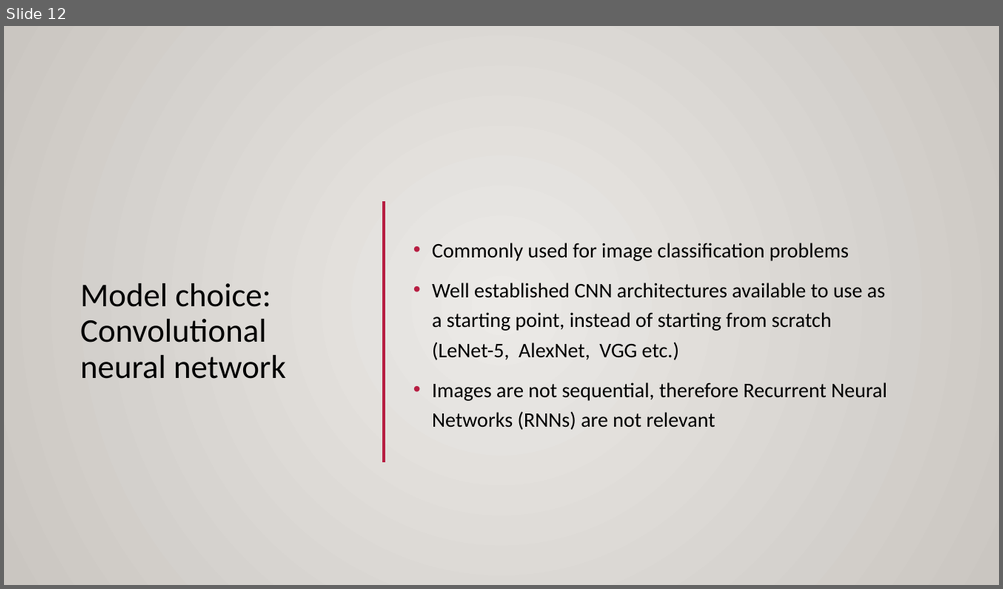
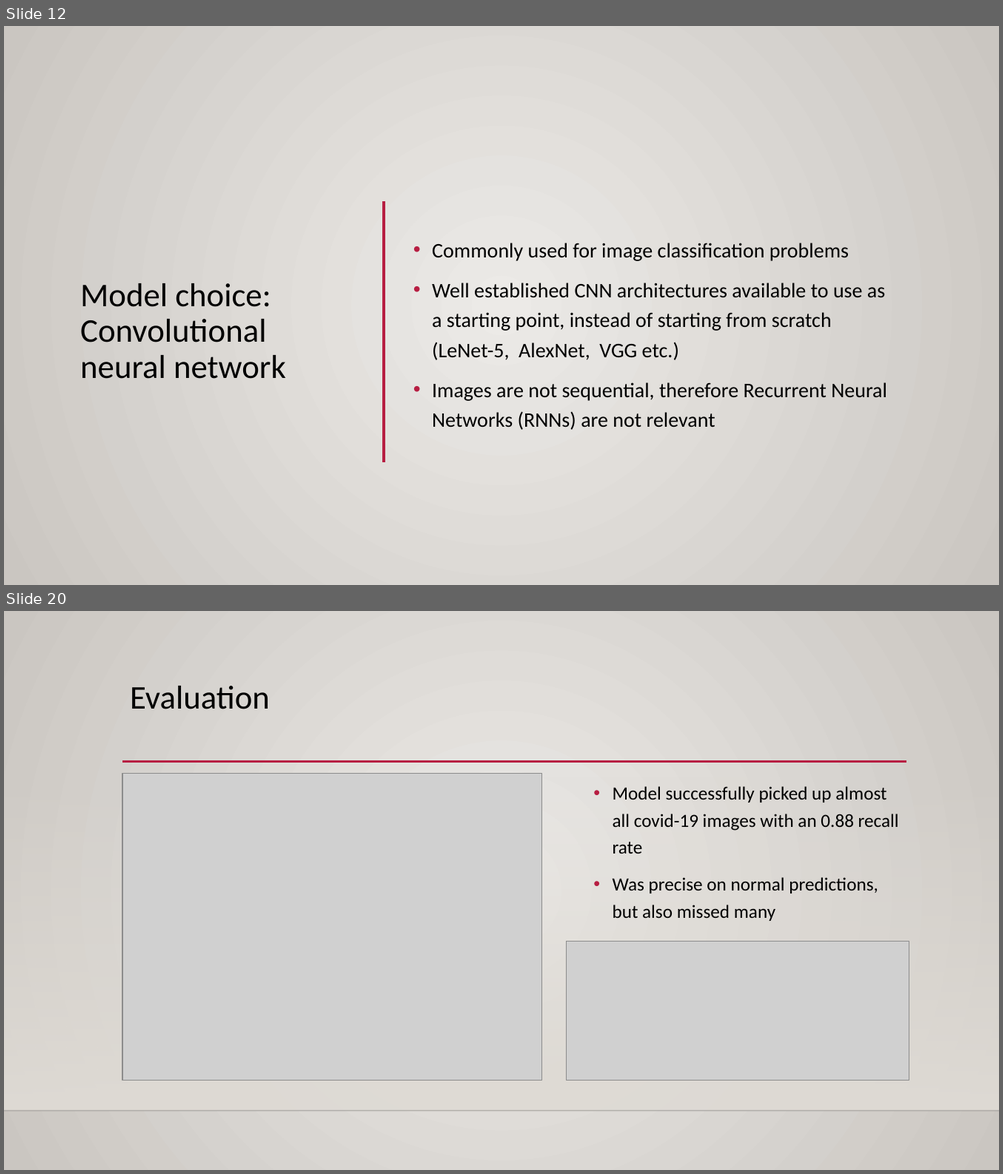
Before and after one commit to Kesterchia/Classifying-Chest-X-Rays, a slide deck: Identifying Covid-19 patients from Chest X-Rays.pptx. Shown one above the other, each under a label of ours: slide 12 before the commit, slides 12 and 20 after it; the slides between them are not shown. The pictures are 1003x589 and 1003x1174 pixels, drawn with LibreOffice and Linux fonts; fonts in the diff are those of the drawing; grey boxes stand for pictures; background and template pictures are left out. Boxes give left, top, right and bottom in pixels: in the first picture for what was removed or moved away, otherwise in the second. Text is boxed around its words. In the diff, an @@ line names an element or a change of style, - is before the commit and + after.

```diff
--- a/Identifying Covid-19 patients from Chest X-Rays.pptx
+++ b/Identifying Covid-19 patients from Chest X-Rays.pptx
@@ slide 20 added at (4,611,999,1170), background gradient #ECEAE7 to #CAC7C1; not listed: 3 template elements that a slide beside it also shows @@
@@ title added at (130,686,270,709), 32 pt, text #000000 @@
+Evaluation
@@ picture added at (122,774,542,1080) @@
@@ text added at (612,786,899,921), 18 pt, text #000000 @@
+• Model successfully picked up almost all covid-19 images with an 0.88 recall rate
+• Was precise on normal predictions, but also missed many
@@ picture added at (566,942,909,1080) @@
```
Also in this commit, not shown: 7 slides changed, 3 other slides added, 2 slides removed, 1 other file.
